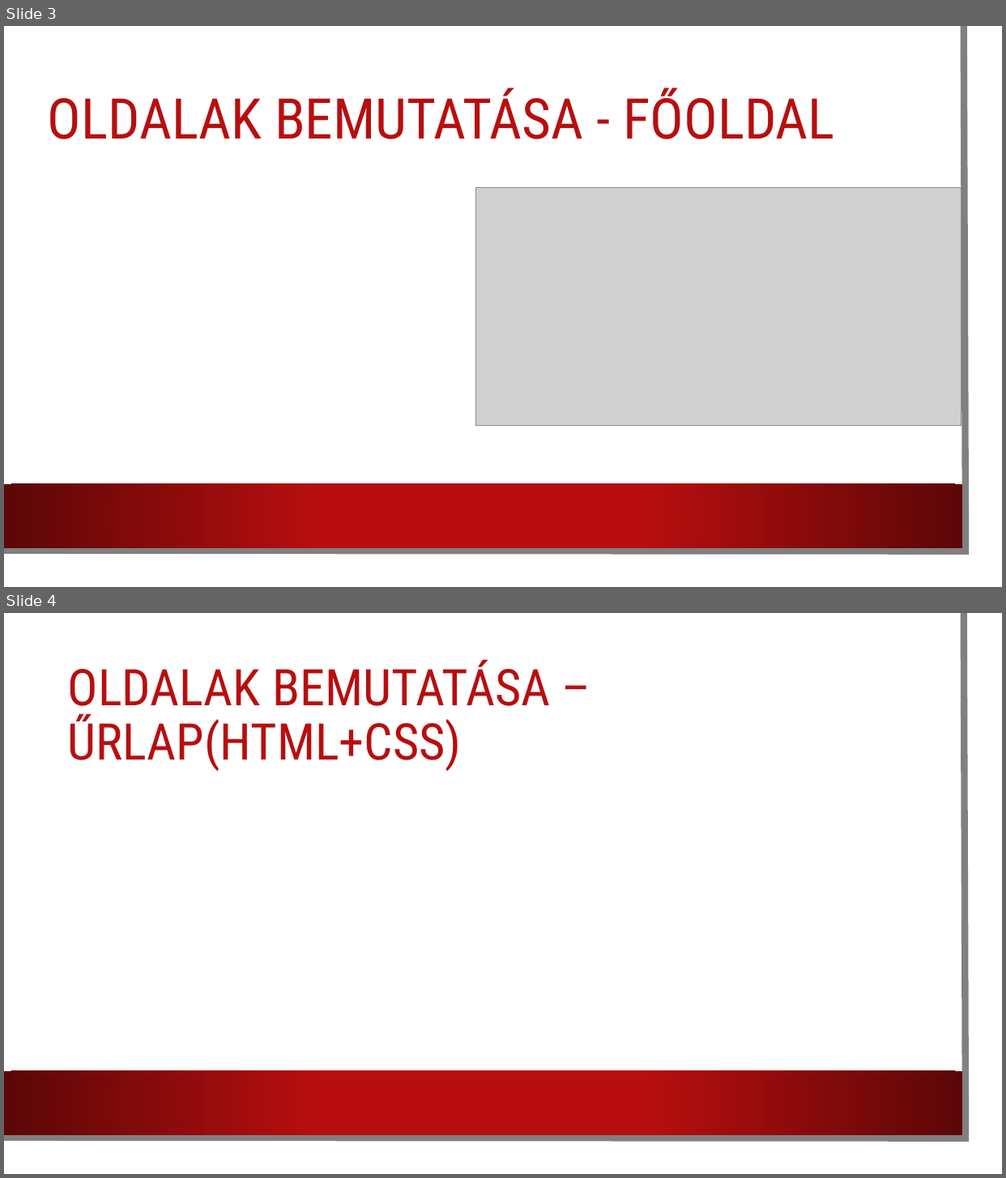
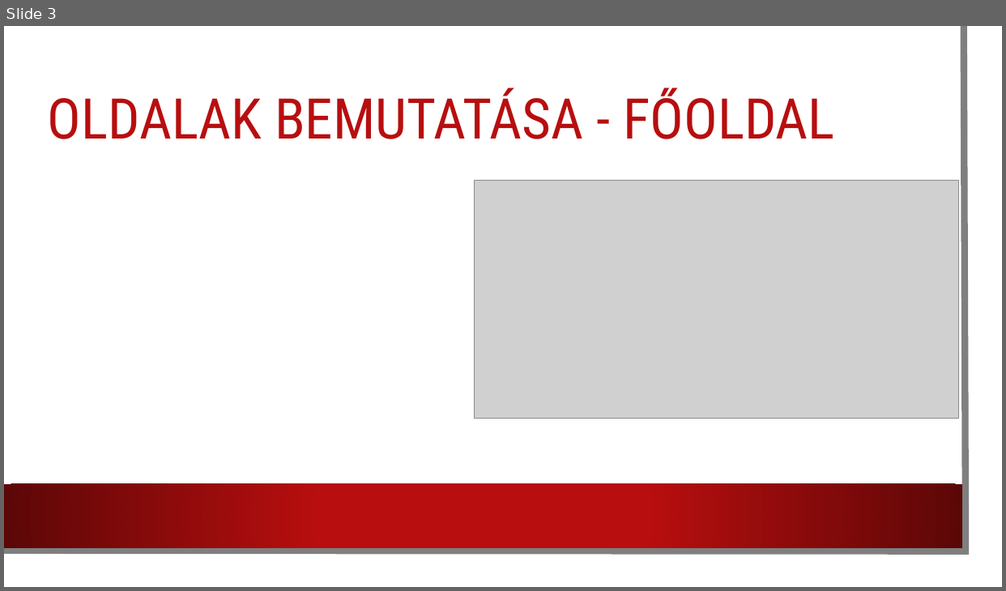
Before and after one commit to Kristof486/WebProjekt2026, a slide deck: Autókereskedés webproject.pptx. Shown one above the other, each under a label of ours: slides 3 and 4 before the commit, slide 3 after it. The pictures are 1006x1178 and 1006x591 pixels, drawn with LibreOffice and Linux fonts; fonts in the diff are those of the drawing; grey boxes stand for pictures; background and template pictures are left out. Boxes give left, top, right and bottom in pixels: in the first picture for what was removed or moved away, otherwise in the second. Text is boxed around its words. In the diff, an @@ line names an element or a change of style, - is before the commit and + after.

```diff
--- a/Autókereskedés webproject.pptx
+++ b/Autókereskedés webproject.pptx
@@ slide 4 removed at (4, 613, 1002, 1174), background picture (left out); not listed: 3 template elements that a slide beside it also shows @@
@@ title removed at (68, 659, 551, 771) @@
-OLDALAK BEMUTATÁSA – ŰRLAP(HTML+CSS)
@@ slide 3 changed as well @@
@@ freeform shape at (4, 26, 966, 552): outline #808080 6.5 pt to #7F7F7F 6.5 pt @@
@@ rectangle removed at (4, 26, 985, 570) @@
@@ picture: place and size @@
-picture at (476, 188, 961, 426)
+picture at (474, 180, 959, 418)
```
Also in this commit, not shown: 2 other slides changed, 5 slides added, 3 other slides removed.
